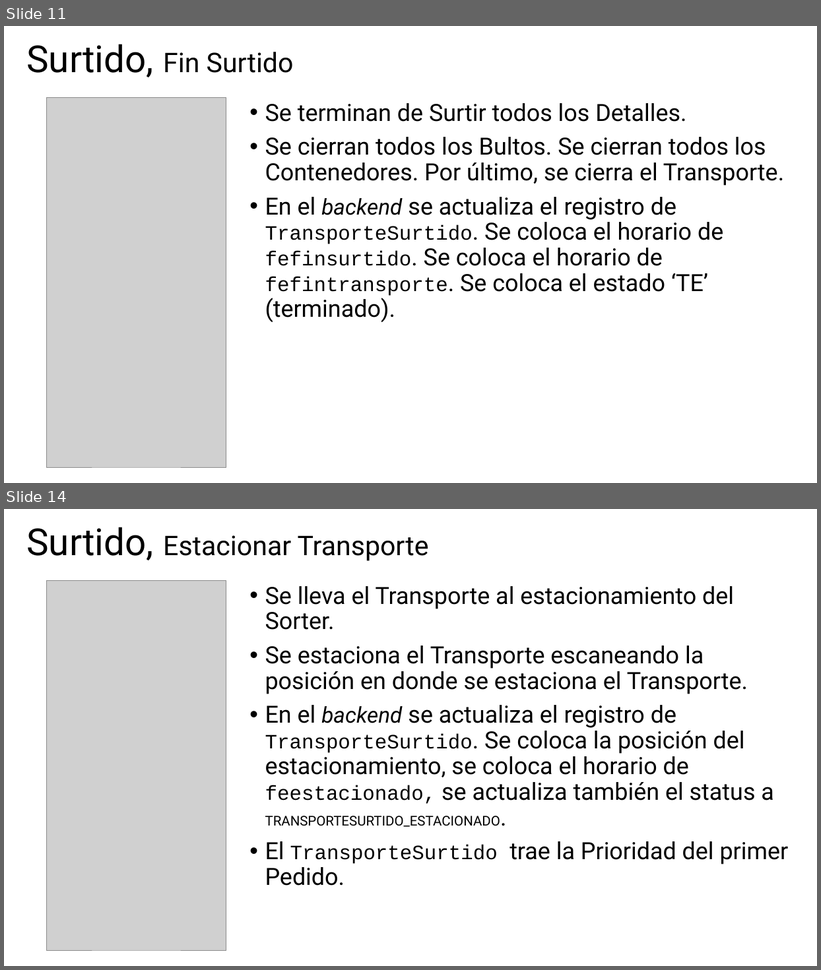
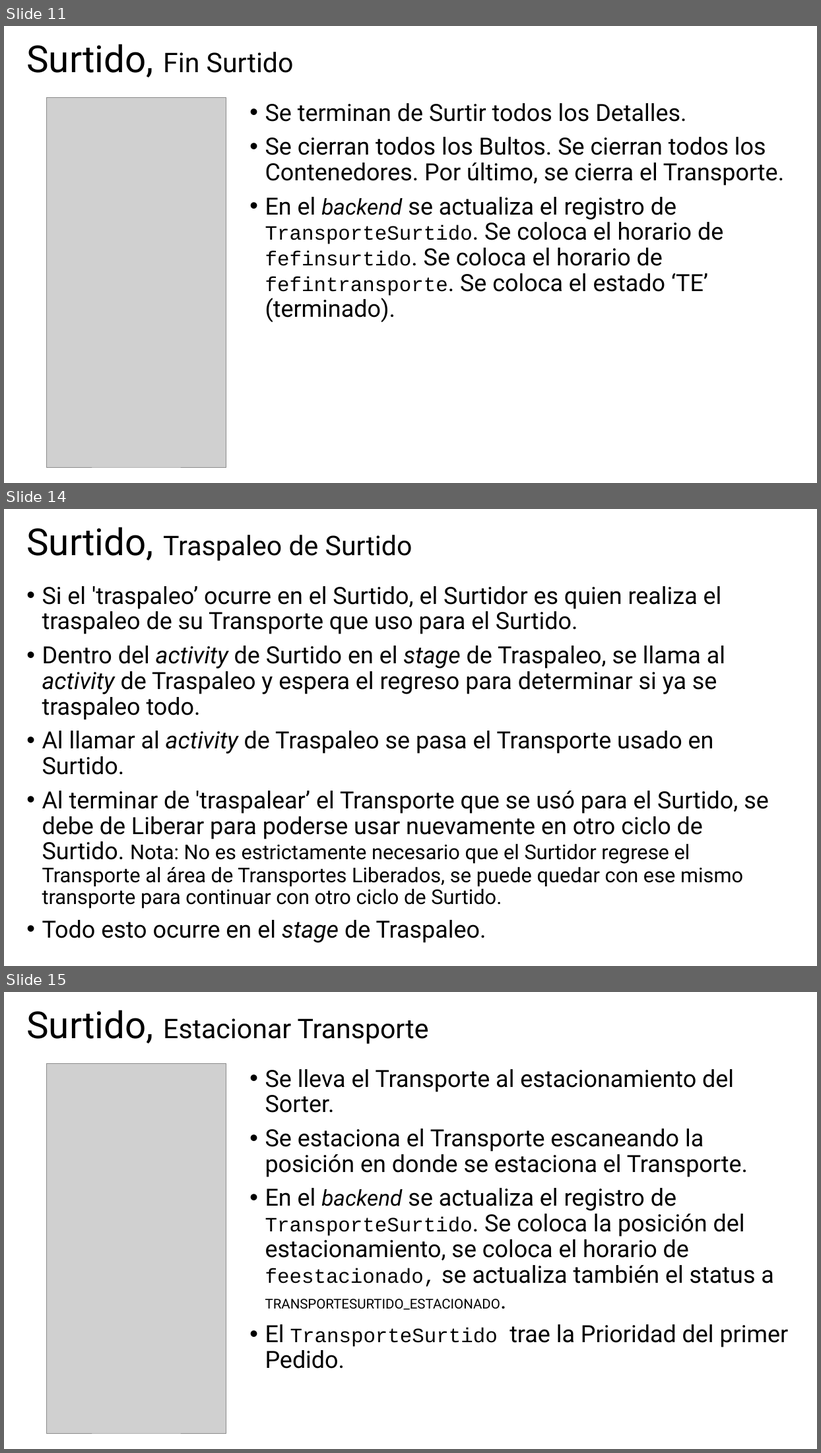
Before and after one commit to JoelBecerraM/FANASA-docs, a slide deck: atCloud - Diseño - Interfaz de Usuario - Surtido.pptx. Shown one above the other, each under a label of ours: slides 11 and 14 before the commit, slides 11, 14 and 15 after it; the slides between them are not shown. The pictures are 821x970 and 821x1453 pixels, drawn with LibreOffice and Linux fonts; fonts in the diff are those of the drawing; grey boxes stand for pictures. Boxes give left, top, right and bottom in pixels: in the first picture for what was removed or moved away, otherwise in the second. Text is boxed around its words. In the diff, an @@ line names an element or a change of style, - is before the commit and + after.

```diff
--- a/atCloud - Diseño - Interfaz de Usuario - Surtido.pptx
+++ b/atCloud - Diseño - Interfaz de Usuario - Surtido.pptx
@@ slide 14 added at (4,509,817,966), background #FFFFFF @@
@@ title added at (26,527,413,561), 32 pt, text #000000 @@
+Surtido, Traspaleo de Surtido
@@ text added at (42,586,769,943), 28 pt, text #000000 @@
+• Si el 'traspaleo’ ocurre en el Surtido, el Surtidor es quien realiza el traspaleo de su Transporte que uso para el Surtido.
+• Dentro del activity de Surtido en el stage de Traspaleo, se llama al activity de Traspaleo y espera el regreso para determinar si ya se traspaleo todo.
+• Al llamar al activity de Traspaleo se pasa el Transporte usado en Surtido.
+• Al terminar de 'traspalear’ el Transporte que se usó para el Surtido, se debe de Liberar para poderse usar nuevamente en otro ciclo de Surtido. Nota: No es estrictamente necesario que el Surtidor regrese el Transporte al área de Transportes Liberados, se puede quedar con ese mismo transporte para continuar con otro ciclo de Surtido.
+• Todo esto ocurre en el stage de Traspaleo.
@@ what was slide 14 is now slide 15 @@
```
Also in this commit, not shown: 2 slides changed, 2 other files.
